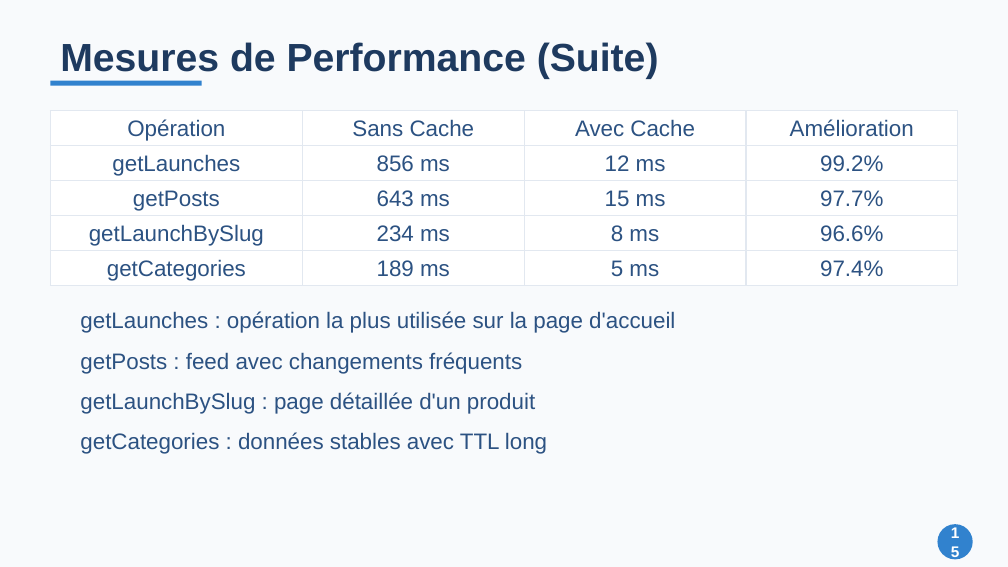
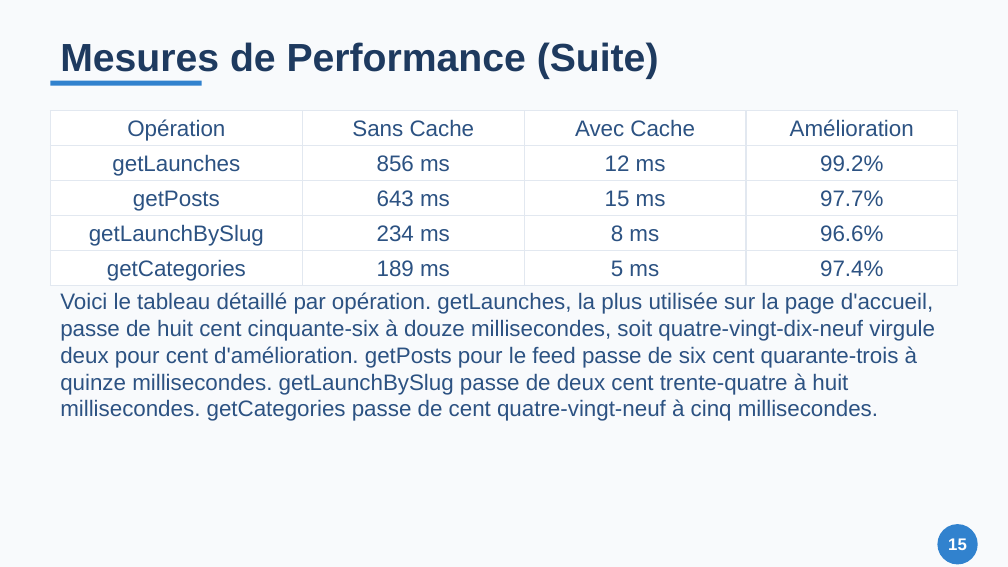
Before and after one commit to Zeinot/marketplace-saas, a slide deck: slide 15 of output/Presentation_Cache_Redis.pptx. Drawn at 1008x567 pixels with LibreOffice and Linux fonts; fonts in the diff are those of the drawing. Boxes give left, top, right and bottom in pixels: in the first picture for what was removed or moved away, otherwise in the second. Text is boxed around its words. In the diff, an @@ line names an element or a change of style, - is before the commit and + after.

```diff
--- a/output/Presentation_Cache_Redis.pptx
+++ b/output/Presentation_Cache_Redis.pptx
@@ text "Voici le tableau détaillé par ..." at (60, 292, 935, 421): vertical alignment middle to top @@
@@ text at (60, 292, 935, 421): text changed @@
-getLaunches : opération la plus utilisée sur la page d'accueil
+Voici le tableau détaillé par opération. getLaunches, la plus utilisée sur la page d'accueil, passe de huit cent cinquante-six à douze millisecondes, soit quatre-vingt-dix-neuf virgule deux pour cent d'amélioration. getPosts pour le feed passe de six cent quarante-trois à quinze millisecondes. getLaunchBySlug passe de deux cent trente-quatre à huit millisecondes. getCategories passe de cent quatre-vingt-neuf à cinq millisecondes.
@@ text removed at (80, 352, 522, 374) @@
-getPosts : feed avec changements fréquents
@@ text removed at (80, 392, 535, 414) @@
-getLaunchBySlug : page détaillée d'un produit
@@ text removed at (80, 432, 547, 454) @@
-getCategories : données stables avec TTL long
@@ text "15" at (948, 538, 967, 550): size 11 to 12 pt @@
@@ ellipse: place and size @@
-ellipse at (937, 524, 973, 559)
+ellipse at (937, 524, 978, 564)
```
Also in this commit, not shown: 14 other slides changed, 21 other files.
